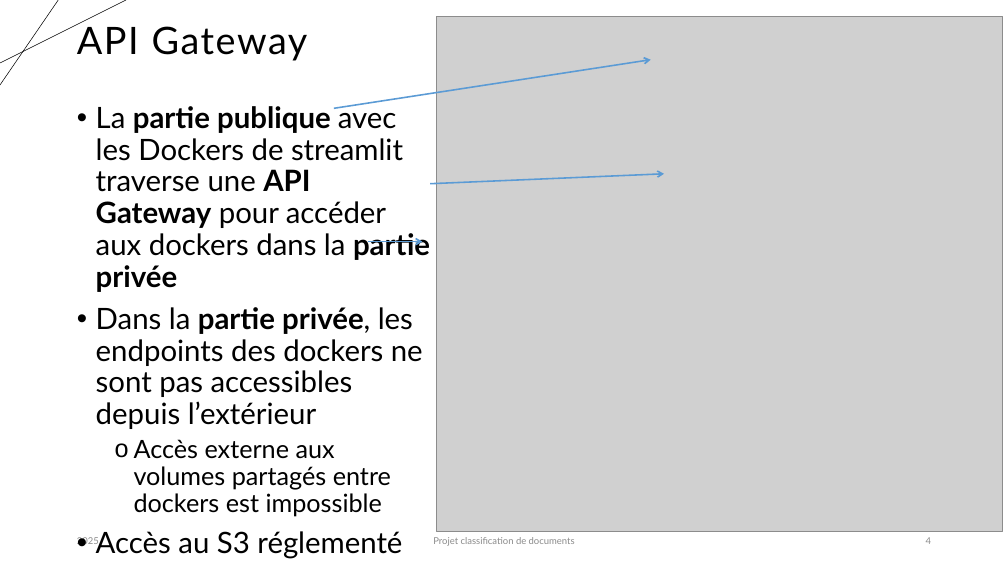
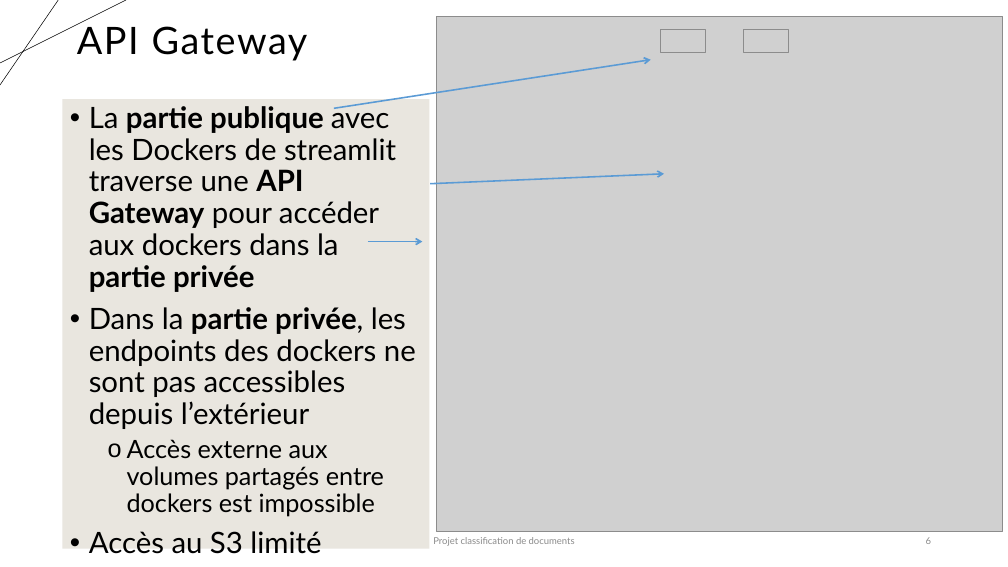
Before and after one commit to karned-formation/SEP24-MLOPS-SAKE, a slide deck: slide 6 of report/Projet_classification_MLOps_Partie4_Killian.pptx (slide 4 before the commit). Drawn at 1008x567 pixels with LibreOffice and Linux fonts; fonts in the diff are those of the drawing; grey boxes stand for pictures. Boxes give left, top, right and bottom in pixels: in the first picture for what was removed or moved away, otherwise in the second. Text is boxed around its words. In the diff, an @@ line names an element or a change of style, - is before the commit and + after.

Commit message:
maj suite à meeting avec Seb

```diff
--- a/report/Projet_classification_MLOps_Partie4_Killian.pptx
+++ b/report/Projet_classification_MLOps_Partie4_Killian.pptx
@@ picture added at (x1=660, y1=29, x2=706, y2=52) @@
@@ picture added at (x1=743, y1=29, x2=789, y2=52) @@
@@ text "La partie publique avec les ..." resized from (x1=96, y1=102, x2=430, y2=559) to (x1=62, y1=99, x2=430, y2=549) @@
@@ text "La partie publique avec les ..." at (x1=62, y1=99, x2=430, y2=549): fill none to #E9E6DF @@
@@ text at (x1=89, y1=531, x2=321, y2=553): text changed @@
-• Accès au S3 réglementé
+• Accès au S3 limité
```
Also in this commit, not shown: 1 other slide changed, 3 slides added, 4 other files.
